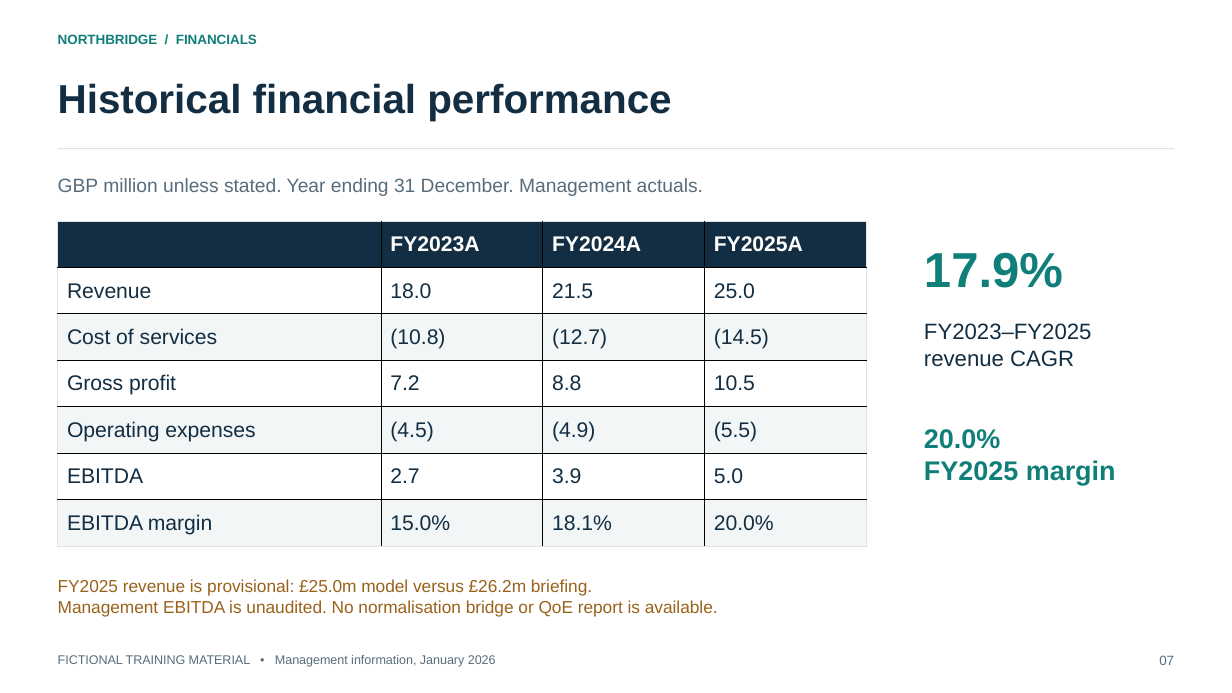
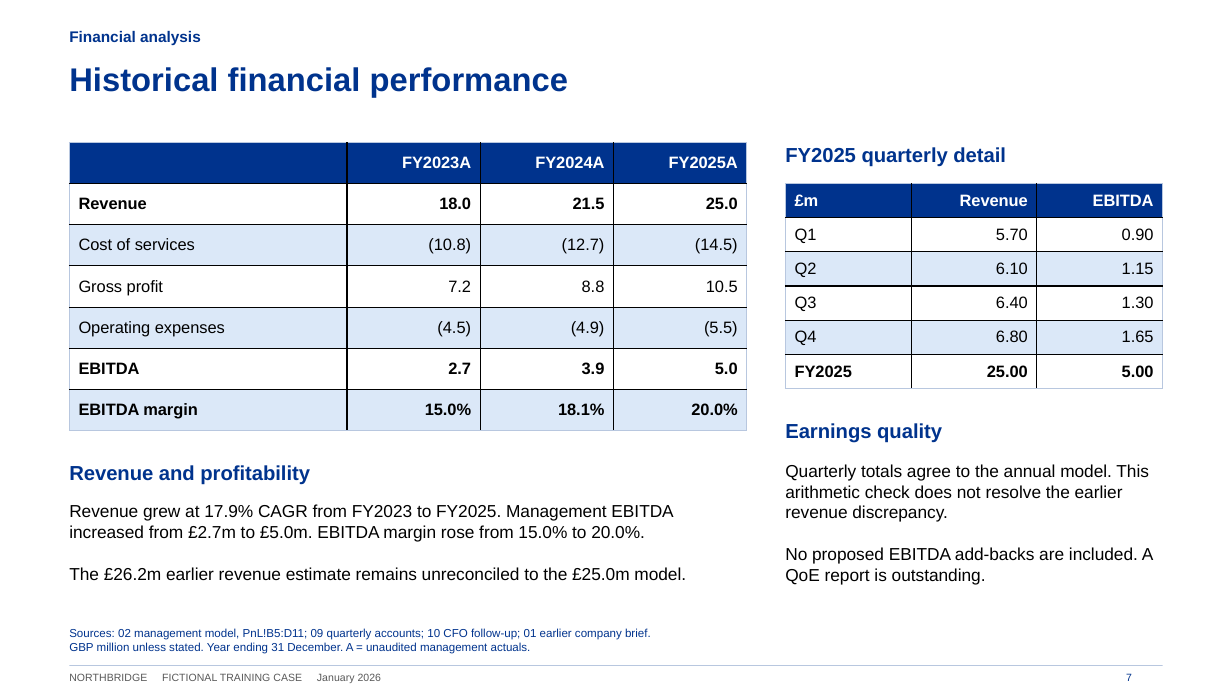
Before and after one commit to fqi2050/IM-Writer, a slide deck: slide 7 of demo-northbridge/outputs/northbridge-im-editable.pptx. Drawn at 1232x693 pixels with LibreOffice and Linux fonts; fonts in the diff are those of the drawing. Boxes give left, top, right and bottom in pixels: in the first picture for what was removed or moved away, otherwise in the second. Text is boxed around its words. In the diff, an @@ line names an element or a change of style, - is before the commit and + after.

Commit message:
Enrich Northbridge sources and redesign full 10-page IM with mandatory report styling

```diff
--- a/demo-northbridge/outputs/northbridge-im-editable.pptx
+++ b/demo-northbridge/outputs/northbridge-im-editable.pptx
@@ text removed at (x1=58, y1=34, x2=257, y2=44) @@
-NORTHBRIDGE / FINANCIALS
@@ text "Historical financial performance" moved from (x1=58, y1=83, x2=671, y2=121) to (x1=69, y1=67, x2=568, y2=98) @@
@@ text "Historical financial performance" at (x1=69, y1=67, x2=568, y2=98): size 31.5 to 25.5 pt, text colour #132E42 to #00338D @@
@@ text added at (x1=69, y1=31, x2=201, y2=45), 12 pt, text #00338D, bold @@
+Financial analysis
@@ rectangle removed at (x1=57, y1=148, x2=1174, y2=149) @@
@@ table at (x1=69, y1=142, x2=747, y2=431) @@
@@ fill #132E42 to #00338D in row 1 @@
@@ fill #F2F6F7 to #DBE8F8 in 12 cells @@
@@ size 16.5 to 12.8 pt @@
@@ text colour #132E42 to #000000 in "Revenue", "18.0", "21.5", "25.0" and 20 more places @@
@@ bold on in "Revenue", "18.0", "21.5", "25.0" and 8 more places @@
@@ alignment left to right @@
@@ borders changed @@
@@ table resized from (x1=57, y1=222, x2=866, y2=547) to (x1=69, y1=142, x2=747, y2=431) @@
@@ text added at (x1=785, y1=147, x2=1006, y2=167), 15.8 pt, text #00338D, bold @@
+FY2025 quarterly detail
@@ text removed at (x1=58, y1=178, x2=703, y2=196) @@
-GBP million unless stated. Year ending 31 December. Management actuals.
@@ table added at (x1=786, y1=184, x2=1163, y2=389), 6 rows, 3 columns @@
+£m | Revenue | EBITDA
+Q1 | 5.70 | 0.90
+Q2 | 6.10 | 1.15
+Q3 | 6.40 | 1.30
+Q4 | 6.80 | 1.65
+FY2025 | 25.00 | 5.00
@@ text removed at (x1=924, y1=252, x2=1063, y2=288) @@
-17.9%
@@ text removed at (x1=924, y1=323, x2=1091, y2=367) @@
-FY2023–FY2025
-revenue CAGR
@@ text added at (x1=785, y1=423, x2=942, y2=443), 15.8 pt, text #00338D, bold @@
+Earnings quality
@@ text removed at (x1=924, y1=429, x2=1116, y2=485) @@
-20.0%
-FY2025 margin
@@ text added at (x1=69, y1=465, x2=310, y2=485), 15.8 pt, text #00338D, bold @@
+Revenue and profitability
@@ text added at (x1=785, y1=464, x2=1154, y2=585), 13.5 pt, text #000000 @@
+Quarterly totals agree to the annual model. This arithmetic check does not resolve the earlier revenue discrepancy.
+No proposed EBITDA add-backs are included. A QoE report is outstanding.
@@ text at (x1=69, y1=504, x2=686, y2=580): text changed; text colour #99621B to #000000 @@
-FY2025 revenue is provisional: £25.0m model versus £26.2m briefing.
-Management EBITDA is unaudited. No normalisation bridge or QoE report is available.
+Revenue grew at 17.9% CAGR from FY2023 to FY2025. Management EBITDA increased from £2.7m to £5.0m. EBITDA margin rose from 15.0% to 20.0%.
+The £26.2m earlier revenue estimate remains unreconciled to the £25.0m model.
@@ text added at (x1=69, y1=628, x2=651, y2=654), 9 pt, text #00338D @@
+Sources: 02 management model, PnL!B5:D11; 09 quarterly accounts; 10 CFO follow-up; 01 earlier company brief.
+GBP million unless stated. Year ending 31 December. A = unaudited management actuals.
@@ text removed at (x1=1159, y1=655, x2=1174, y2=665) @@
-07
@@ text at (x1=69, y1=673, x2=382, y2=683): text changed; size 9.8 to 8.2 pt; text colour #586D7C to #595959 @@
-FICTIONAL TRAINING MATERIAL • Management information, January 2026
+NORTHBRIDGE FICTIONAL TRAINING CASE January 2026
@@ rectangle added at (x1=69, y1=665, x2=1163, y2=666), fill #B8C7DF @@
@@ text added at (x1=1126, y1=673, x2=1132, y2=681), 8.2 pt, text #00338D @@
+7
```
Also in this commit, not shown: 3 other slides changed, 6 slides added, 6 slides removed, 41 other files.
